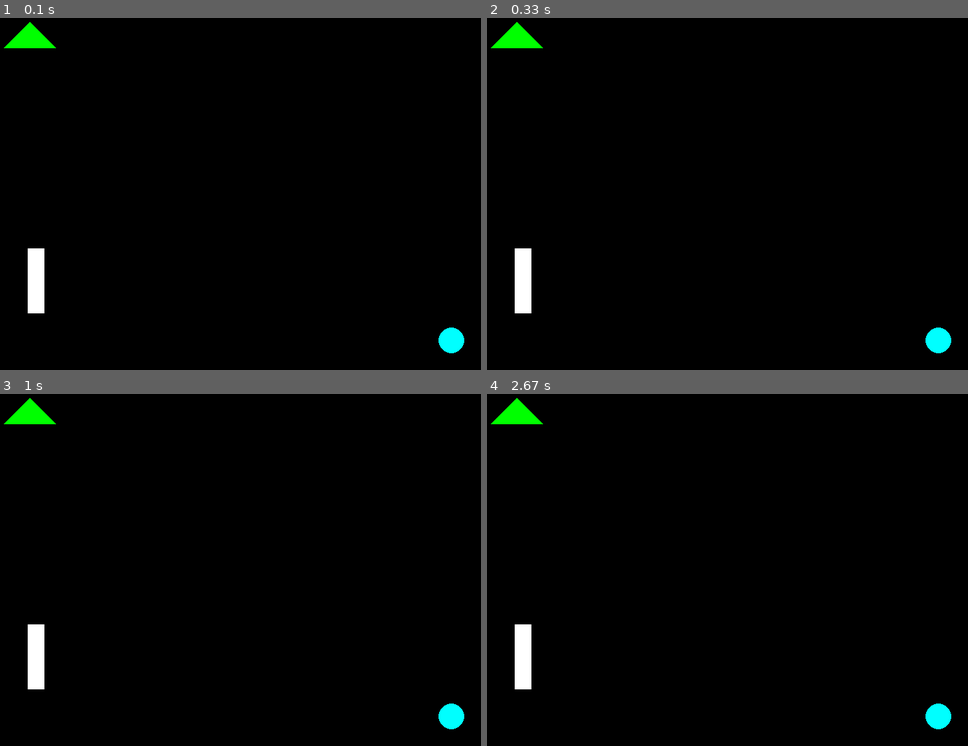
Above: before the commit, frames 1-4 (two rows, left to right).
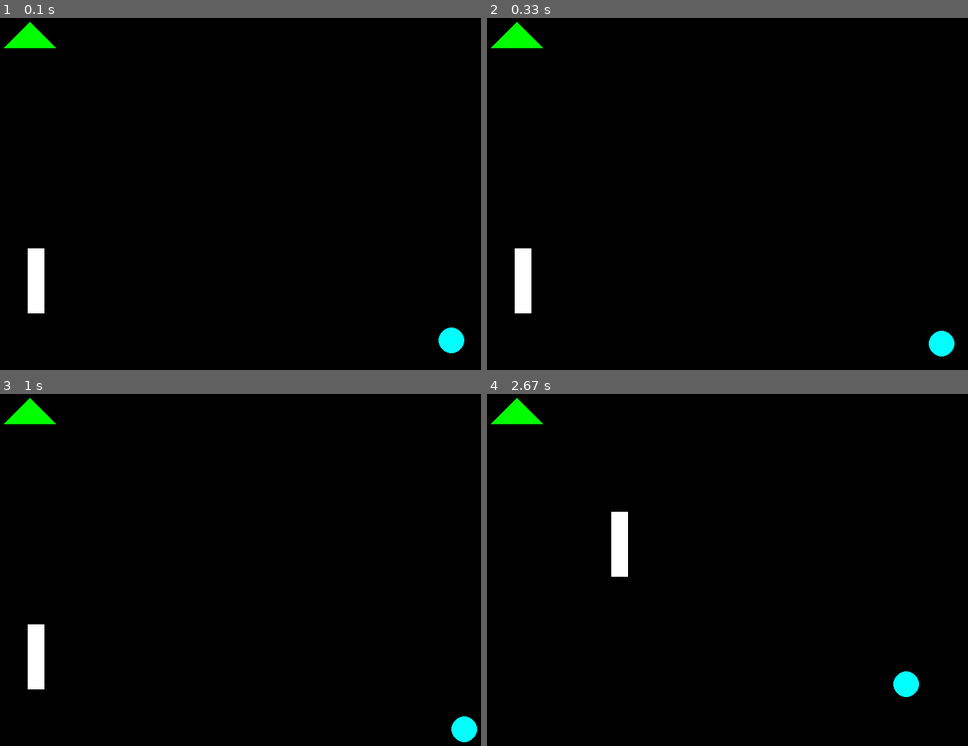
Above: after the commit, the same moments.

Repository: Blondwolf/Animaker
Game: pygame game, started from test.py
The game is run twice, just before and just after one commit, with the same random seed, the same clock (stepped at 60 frames per second) and the same inputs.
Inputs:
- Up to frame 1 (0.1 s): no input
- Up to frame 2 (0.33 s): no input
- Up to frame 3 (1 s): no input
- Up to frame 4 (2.67 s): no input

Frame 1 is identical in both runs. In frame 2, 0.1% of the frame differs, in the area x 91-98%, y 87-97%; in frame 3, 0.5%; in frame 4, 1.9%, in the area x 5-97%, y 33-96%.

Commit message:
modify opNode

Diff:
--- a/interpreterAnim.py
+++ b/interpreterAnim.py
@@ -1,6 +1,9 @@
 import AST
 from AST import addToClass
 from functools import reduce
+from models.ball import Ball
+from models.rectangle import Rectangle
+from models.triangle import Triangle
 import os
 import math
 
@@ -95,10 +98,13 @@
 
 @addToClass(AST.OpNode)
 def execute(self, indent_level=0):
-    args = [c.execute() for c in self.children]
-    if len(args) == 1:
-        args.insert(0, 0)
-    return reduce(operations[self.op], args)
+    args = []
+    for c in self.children:
+        if isinstance(c, AST.FloatNode) or isinstance(c, AST.IntNode):
+            args.append(c.execute())
+        else:
+            args.append(c.tok)
+    return "{} {} {}".format(args[0], self.op, args[1])
 
 @addToClass(AST.AssignNode)
 def execute(self, indent_level=0):
--- a/test.py
+++ b/test.py
@@ -30,17 +30,17 @@
         p = 10
         ball0.translate(-50, -50)
         ball0.draw(pygame, screen)
-        rect0.rotate(1.57079632675)
+        rect0.rotate(3.1415926535 / 2)
         rect0.draw(pygame, screen)
         while(p):
             screen.fill(0)
             ball0.translate(5, 5)
             ball0.draw(pygame, screen)
-            p = 8
+            p = p - 2
             c = 2
             while(c):
                 screen.fill(0)
-                c = 1
+                c = c - 1
                 refresh_screen(objects, pygame, screen)
                 pygame.display.update()
                 time.sleep(tick/1000)
@@ -53,7 +53,7 @@
             for event in pygame.event.get():
                 if event.type == QUIT:
                     sys.exit(0)
-        t = 9
+        t = t - 1
         refresh_screen(objects, pygame, screen)
         pygame.display.update()
         time.sleep(tick/1000)
